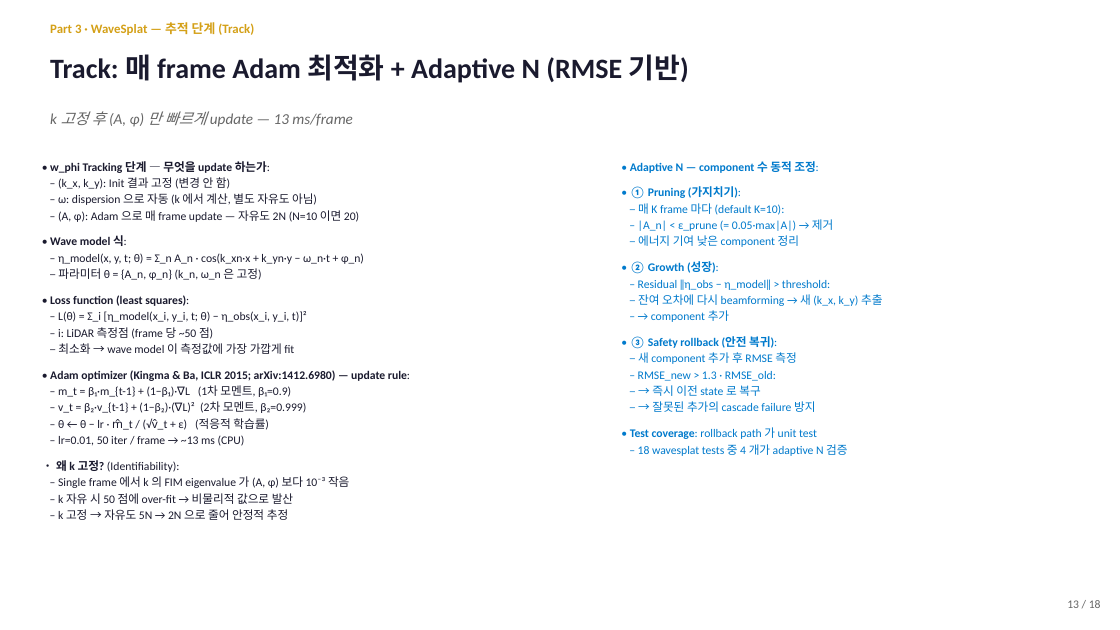
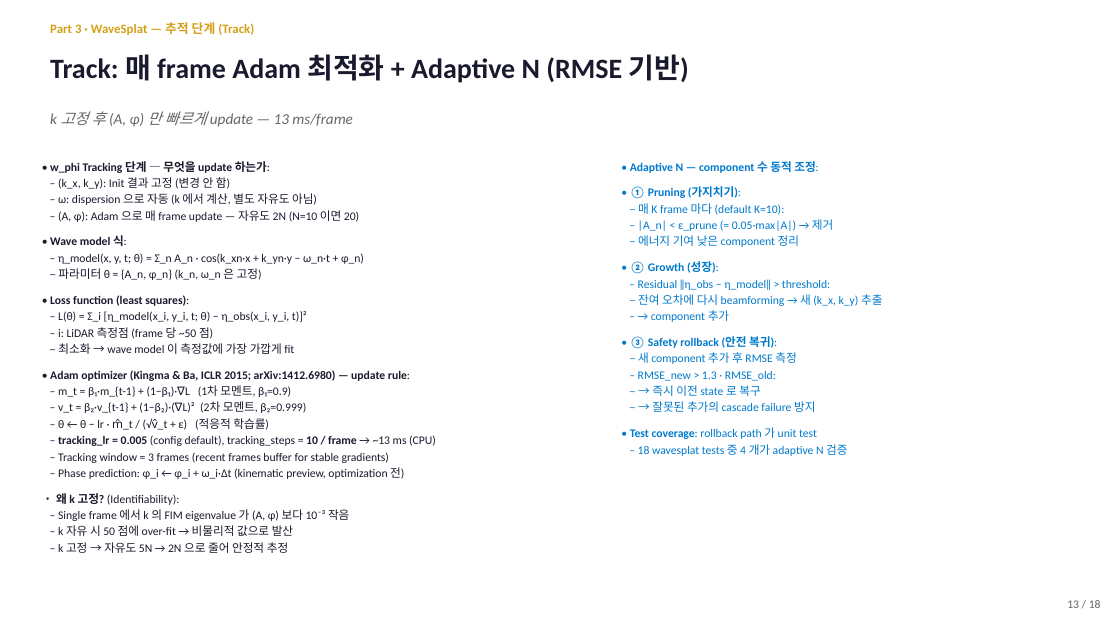
Before and after one commit to SAEYONGPARK94/wavesplat, a slide deck: slide 14 of wavesplat/docs/labmeeting_2026_05_13.pptx. Drawn at 1120x630 pixels with LibreOffice and Linux fonts; fonts in the diff are those of the drawing. Boxes give left, top, right and bottom in pixels: in the first picture for what was removed or moved away, otherwise in the second. Text is boxed around its words. In the diff, an @@ line names an element or a change of style, - is before the commit and + after.

```diff
--- a/wavesplat/docs/labmeeting_2026_05_13.pptx
+++ b/wavesplat/docs/labmeeting_2026_05_13.pptx
@@ text at (58,435,436,479): text changed @@
-– lr=0.01, 50 iter / frame → ~13 ms (CPU)
+– tracking_lr = 0.005 (config default), tracking_steps = 10 / frame → ~13 ms (CPU)
+– Tracking window = 3 frames (recent frames buffer for stable gradients)
+– Phase prediction: φ_i ← φ_i + ω_i·Δt (kinematic preview, optimization 전)
```
Also in this commit, not shown: 1 other slide changed, 1 other file.
